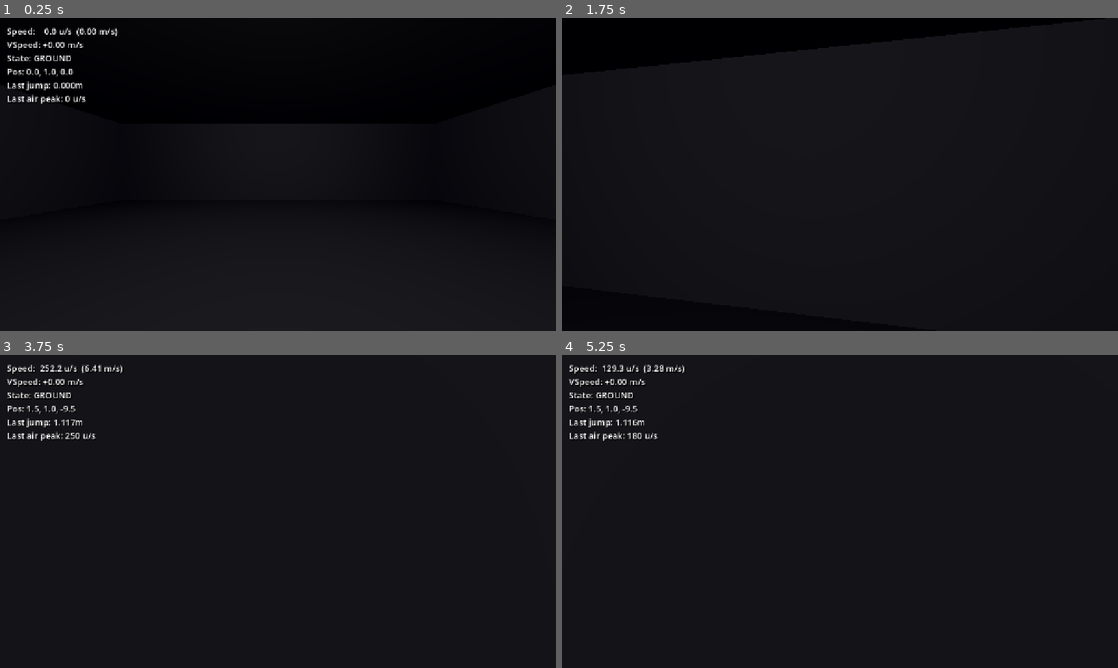
Above: before the commit, frames 1-4 (two rows, left to right).
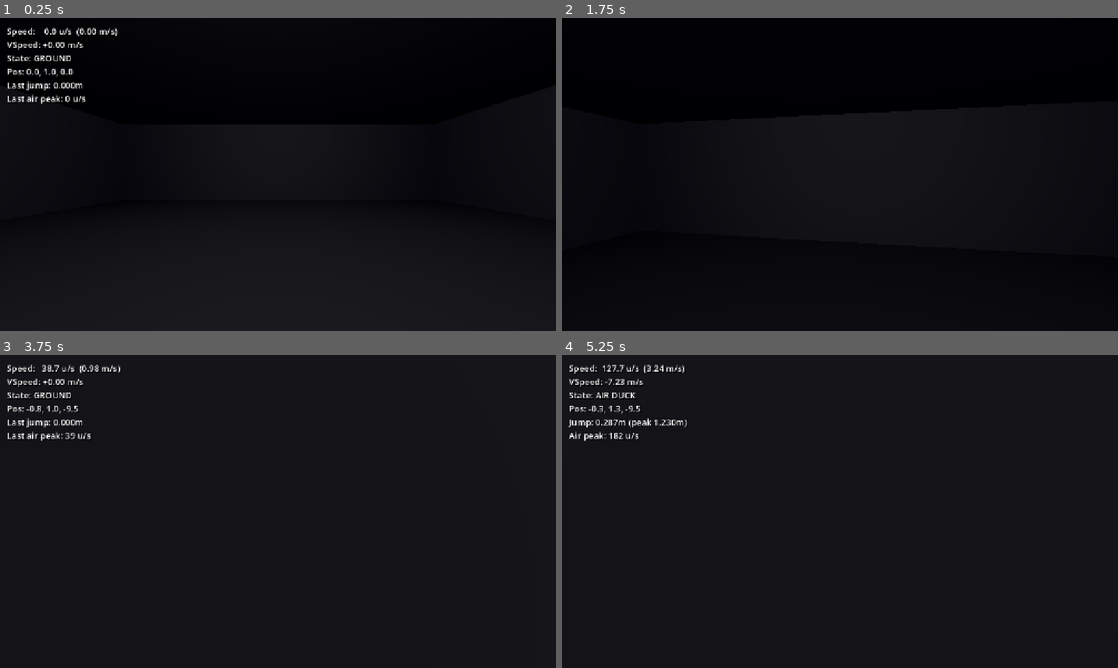
Above: after the commit, the same moments.

Repository: gotospaceplace/angels_and_demons
Game: Godot game, scene res://client/scenes/main.tscn
Same seed, same stepped clock (60 frames per second), same inputs: the game is played once before the commit and once after it. This scene is started directly instead of the project's main scene.
Inputs (mouse positions are in pixels of both pictures, inside the frame that each line leads up to):
- Up to frame 1 (0.25 s): no input
- Up to frame 2 (1.75 s): tap Enter at 0.5 s; move the mouse to (867, 174) at 0.52 s; hold Ctrl (duck, bound only after the commit) 0.53-1.28 s; hold W (move_forward) from 0.53 s (still down); tap Space (jump) at 0.77, 1.52 s; move the mouse to (812, 174) at 1.27 s; tap F7 (toggle_hud) at 1.35 s; tap Ctrl (duck, bound only after the commit) at 1.55 s
- Up to frame 3 (3.75 s): keep holding W (move_forward); move the mouse to (289, 505) at 2.02 s; hold Ctrl (duck, bound only after the commit) 2.03-2.78 s; tap Space (jump) at 2.75, 3.02 s; move the mouse to (272, 517) at 2.77 s; tap Ctrl (duck, bound only after the commit) at 2.85 s; tap Enter at 3.5 s; move the mouse to (316, 514) at 3.52 s; hold F7 (toggle_hud) from 3.53 s (still down)
- Up to frame 4 (5.25 s): keep holding W (move_forward); tap Space (jump) at 3.77, 4.52 s; tap Ctrl (duck, bound only after the commit) at 3.8, 4.35 s; move the mouse to (795, 508) at 4.27 s; release F7 (toggle_hud) at 4.28 s; move the mouse to (845, 511) at 5.02 s; hold Ctrl (duck, bound only after the commit) from 5.03 s (still down)

The runs differ from the first frame. In frame 3, 0.5% of the frame differs, in the area x 4-22%, y 3-27%; in frame 4, 0.9%, in the area x 1-23%, y 3-28%.

Commit message:
Add ducking system (WB4): hull swap, eye interpolation, input scaling
GoldSrc-faithful crouch: instant hull swap (1.829m standing to 0.914m
ducked), eye height interpolates over 0.4s on ground (instant in air),
input scaled by 0.333 multiplier (not velocity — crouch spam safe).
Unduck clearance check prevents standing into ceilings. Ground duck
keeps feet planted, air duck keeps head fixed (feet raise for duck-jump
clearance). Edge friction and ground detection use current hull height.

Co-Authored-By: Claude Opus 4.6 <noreply@anthropic.com>

Diff:
--- a/client/scripts/telemetry_hud.gd
+++ b/client/scripts/telemetry_hud.gd
@@ -80,6 +80,8 @@
 
 	var h_speed_gsrc := h_speed * MC.UNITS_PER_METER
 	var ground_str := "GROUND" if player.on_ground else "AIR"
+	if player.is_ducked:
+		ground_str += " DUCK"
 
 	var text := ""
 	text += "Speed: %6.1f u/s  (%4.2f m/s)\n" % [h_speed_gsrc, h_speed]
--- a/project.godot
+++ b/project.godot
@@ -62,6 +62,11 @@
 "events": [Object(InputEventKey,"resource_local_to_scene":false,"resource_name":"","device":-1,"window_id":0,"alt_press …(195 unchanged characters)…
 ]
 }
+duck={
+"deadzone": 0.5,
+"events": [Object(InputEventKey,"resource_local_to_scene":false,"resource_name":"","device":-1,"window_id":0,"alt_pressed":false,"shift_pressed":false,"ctrl_pressed":false,"meta_pressed":false,"pressed":false,"keycode":0,"physical_keycode":4194326,"key_label":0,"unicode":0,"location":0,"echo":false,"script":null)
+]
+}
 
 [layer_names]
 
--- a/shared/scripts/player_movement.gd
+++ b/shared/scripts/player_movement.gd
@@ -15,9 +15,17 @@
 var jump_pressed := false
 var jump_was_pressed := false
 
+# Ducking
+var is_ducked := false
+var wants_duck := false
+var duck_eye_progress := 0.0
+
 func _ready() -> void:
 	Input.mouse_mode = Input.MOUSE_MODE_CAPTURED
 	add_to_group("player")
+	standing_collision.shape = standing_collision.shape.duplicate()
+	var capsule: CapsuleShape3D = standing_collision.shape
+	capsule.height = MC.HULL_STANDING_HEIGHT
 
 func _unhandled_input(event: InputEvent) -> void:
 	if event is InputEventMouseMotion:
@@ -30,6 +38,11 @@
 
 func _physics_process(delta: float) -> void:
 	_read_input()
+	_handle_ducking(delta)
+
+	if is_ducked:
+		wish_speed *= MC.DUCKING_MULTIPLIER
+
 	_categorize_position()
 
 	if on_ground:
@@ -65,6 +78,69 @@
 
 	jump_was_pressed = jump_pressed
 	jump_pressed = Input.is_action_pressed("jump")
+	wants_duck = Input.is_action_pressed("duck")
+
+func _handle_ducking(delta: float) -> void:
+	if wants_duck and not is_ducked:
+		_do_duck()
+	elif not wants_duck and is_ducked:
+		_try_unduck()
+
+	var target := 1.0 if is_ducked else 0.0
+	if on_ground:
+		if duck_eye_progress < target:
+			duck_eye_progress = minf(duck_eye_progress + delta / MC.DUCK_TIME, target)
+		elif duck_eye_progress > target:
+			duck_eye_progress = maxf(duck_eye_progress - delta / MC.DUCK_TIME, target)
+	else:
+		duck_eye_progress = target
+
+	head.position.y = lerpf(MC.VIEW_OFFSET_STANDING, MC.VIEW_OFFSET_DUCKING, duck_eye_progress)
+
+func _do_duck() -> void:
+	is_ducked = true
+	var half_standing := MC.HULL_STANDING_HEIGHT * 0.5
+	var half_ducked := MC.HULL_DUCKING_HEIGHT * 0.5
+	var height_diff := half_standing - half_ducked
+
+	var capsule: CapsuleShape3D = standing_collision.shape
+	capsule.height = MC.HULL_DUCKING_HEIGHT
+
+	if on_ground:
+		global_position.y -= height_diff
+	else:
+		global_position.y += height_diff
+
+func _try_unduck() -> void:
+	if not _can_unduck():
+		return
+
+	is_ducked = false
+	var half_standing := MC.HULL_STANDING_HEIGHT * 0.5
+	var half_ducked := MC.HULL_DUCKING_HEIGHT * 0.5
+	var height_diff := half_standing - half_ducked
+
+	var capsule: CapsuleShape3D = standing_collision.shape
+	capsule.height = MC.HULL_STANDING_HEIGHT
+
+	if on_ground:
+		global_position.y += height_diff
+	else:
+		global_position.y -= height_diff
+
+func _can_unduck() -> bool:
+	if not on_ground:
+		return true
+
+	var half_ducked := MC.HULL_DUCKING_HEIGHT * 0.5
+	var extra := MC.HULL_STANDING_HEIGHT - MC.HULL_DUCKING_HEIGHT
+
+	var space_state := get_world_3d().direct_space_state
+	var top := global_position + Vector3(0, half_ducked, 0)
+	var params := PhysicsRayQueryParameters3D.create(top, top + Vector3(0, extra, 0))
+	params.exclude = [get_rid()]
+	var result: Dictionary = space_state.intersect_ray(params)
+	return result.is_empty()
 
 func _categorize_position() -> void:
 	was_on_ground = on_ground
@@ -76,9 +152,11 @@
 		return
 
 	var space_state := get_world_3d().direct_space_state
-	# Ray from player origin down to just below feet
-	# Capsule height 1.8m, origin at center, so feet are 0.9m below origin
-	var half_height: float = MC.HULL_STANDING_HEIGHT * 0.5
+	var half_height: float
+	if is_ducked:
+		half_height = MC.HULL_DUCKING_HEIGHT * 0.5
+	else:
+		half_height = MC.HULL_STANDING_HEIGHT * 0.5
 	var from := global_position
 	var to := from + Vector3(0, -(half_height + 0.05), 0)
 	var params := PhysicsRayQueryParameters3D.create(from, to)
@@ -160,7 +238,7 @@
 	# Cast downward from that point
 	var params := PhysicsRayQueryParameters3D.create(
 		start,
-		start + Vector3(0, -MC.HULL_STANDING_HEIGHT * 0.5 - MC.GROUND_TRACE_DIST, 0)
+		start + Vector3(0, -(MC.HULL_DUCKING_HEIGHT if is_ducked else MC.HULL_STANDING_HEIGHT) * 0.5 - MC.GROUND_TRACE_DIST, 0)
 	)
 	params.exclude = [get_rid()]
 
